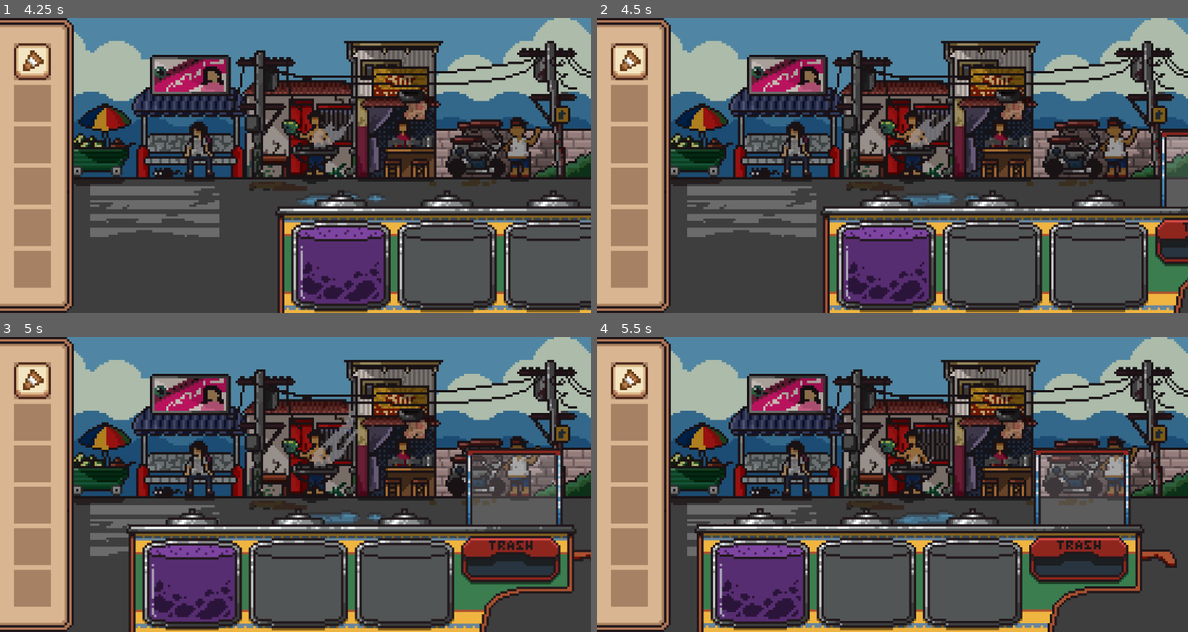
Above: before the commit, frames 1-4 (two rows, left to right).
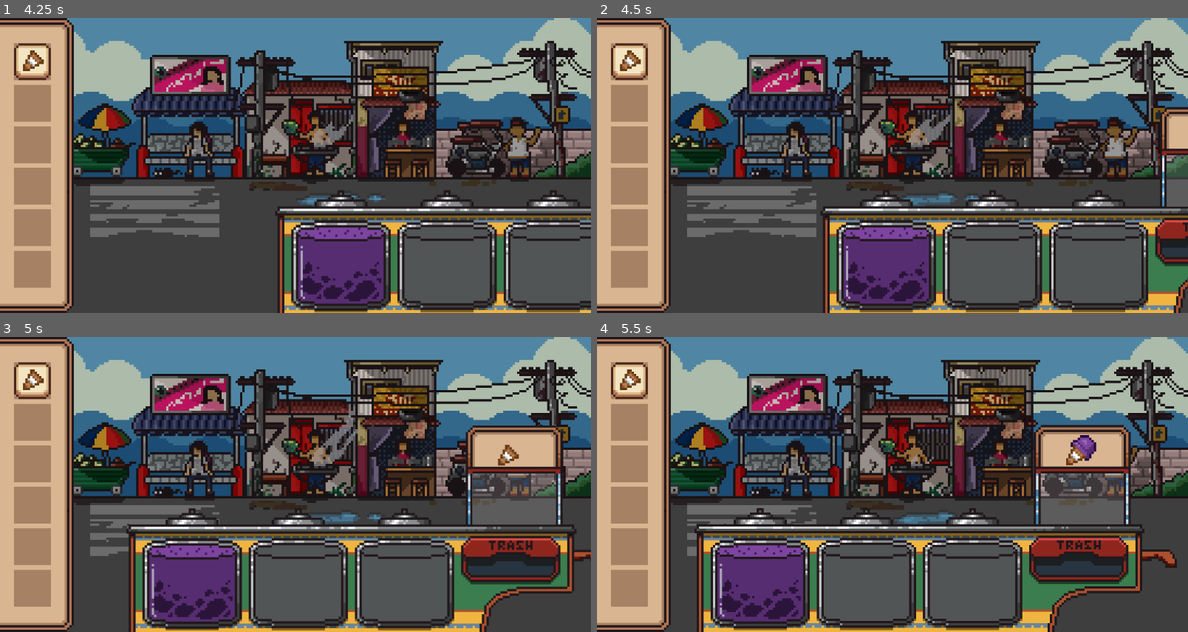
Above: after the commit, the same moments.

Repository: Yohairra/mamang-scoopetero
Game: Godot game, scene res://title_screen.tscn
Two runs of this game, one before a commit and one after it. Both use one fixed random seed, a clock stepped at 60 frames per second and the inputs below.
Inputs (mouse positions are in pixels of both pictures, inside the frame that each line leads up to):
- Up to frame 1 (4.25 s): tap Enter (ui_accept) at 0.5, 0.77, 1.52 s; click (520, 71) at 2.75 s; click (29, 62) at 3.52 s
- Up to frame 2 (4.5 s): click (626, 62) at 4.27 s
- Up to frame 3 (5 s): no input
- Up to frame 4 (5.5 s): click (792, 584) at 5.02 s

Frame 1 is identical in both runs. In frame 2, 0.8% of the frame differs, in the area x 95-100%, y 30-64%; in frame 3, 2.6%; in frame 4, 2.7%, in the area x 73-91%, y 29-64%.

Commit message:
Add logic to ConeBtn and ubeContainer

Diff:
--- a/game_screen.gd
+++ b/game_screen.gd
@@ -1,6 +1,12 @@
 extends Node2D
 @onready var Background = $gameBackground
 @onready var animation_player = $Cart/AnimationPlayer
+@onready var cone_btn = $Panel/ConeBtn
+@onready var ube_container = $Cart/Ube
+@onready var cone = $Cart/Cone
+@onready var ube = $Cart/Ube
+
+var is_cone_visible = false
 
 # Called when the node enters the scene tree for the first time.
 func _ready() -> void:
@@ -10,3 +16,11 @@
 # Called every frame. 'delta' is the elapsed time since the previous frame.
 func _process(delta: float) -> void:
 	pass
+
+func _on_cone_btn_pressed() -> void:
+	cone.visible = true
+	is_cone_visible = true
+
+func _on_ube_container_pressed() -> void:
+	if is_cone_visible:
+		ube.visible = true
--- a/game_screen.tscn
+++ b/game_screen.tscn
@@ -14,8 +14,11 @@
 [ext_resource type="Texture2D" uid="uid://dstsw1efswh57" path="res://gamebg/GameBg_8.PNG" id="9_brvm0"]
 [ext_resource type="Texture2D" uid="uid://v573kgptwyvs" path="res://gamebg/GameBg_9.PNG" id="10_bjf3b"]
 [ext_resource type="Texture2D" uid="uid://bpgbl7v66b01d" path="res://gamebg/GameBg_10.PNG" id="11_16li8"]
-[ext_resource type="Texture2D" uid="uid://d1litcl0825jt" path="res://Cart.PNG" id="15_hyj7f"]
+[ext_resource type="Texture2D" uid="uid://dkcqm37v00fmr" path="res://Cart_New.PNG" id="15_xxnbm"]
 [ext_resource type="Texture2D" uid="uid://xw7up7t062i1" path="res://Icecream_Ube.PNG" id="16_jnc7e"]
+[ext_resource type="Texture2D" uid="uid://bu2peqet15m8i" path="res://Icecream_UbeC.PNG" id="17_sb7y2"]
+[ext_resource type="Texture2D" uid="uid://ddlb8572nk165" path="res://Cone.PNG" id="18_juanb"]
+[ext_resource type="Texture2D" uid="uid://bk8sgg3ghyctk" path="res://Cone_Ube.PNG" id="19_vle7t"]
 
 [sub_resource type="SpriteFrames" id="SpriteFrames_nb52s"]
 animations = [{
@@ -107,7 +110,7 @@
 offset_bottom = 640.0
 theme = ExtResource("2_2mpib")
 
-[node name="Cone" type="TextureButton" parent="Panel"]
+[node name="ConeBtn" type="TextureButton" parent="Panel"]
 layout_mode = 0
 offset_left = 30.0
 offset_top = 55.0
@@ -118,7 +121,7 @@
 
 [node name="Cart" type="Sprite2D" parent="."]
 position = Vector2(1808, 416)
-texture = ExtResource("15_hyj7f")
+texture = ExtResource("15_xxnbm")
 
 [node name="AnimationPlayer" type="AnimationPlayer" parent="Cart"]
 libraries = {
@@ -126,9 +129,23 @@
 }
 speed_scale = 0.435
 
-[node name="ubeIcecream" type="TextureButton" parent="Cart"]
+[node name="ubeContainer" type="TextureButton" parent="Cart"]
 offset_left = -490.0
 offset_top = 21.0
 offset_right = -275.0
 offset_bottom = 216.0
 texture_normal = ExtResource("16_jnc7e")
+texture_pressed = ExtResource("17_sb7y2")
+
+[node name="Cone" type="Sprite2D" parent="Cart"]
+visible = false
+position = Vector2(315, -170)
+texture = ExtResource("18_juanb")
+
+[node name="Ube" type="Sprite2D" parent="Cart"]
+visible = false
+position = Vector2(315, -170)
+texture = ExtResource("19_vle7t")
+
+[connection signal="pressed" from="Panel/ConeBtn" to="." method="_on_cone_btn_pressed"]
+[connection signal="pressed" from="Cart/ubeContainer" to="." method="_on_ube_container_pressed"]
Binary file added: Cart_New.PNG
Not shown, added: Cart_New.PNG.import
Binary file added: Cone.PNG
Not shown, added: Cone.PNG.import
Binary file added: Cone_Ube.PNG
Not shown, added: Cone_Ube.PNG.import
Binary file added: Icecream_UbeC.PNG
Not shown, added: Icecream_UbeC.PNG.import
Not shown: 1 places in game_screen.tscn that only renumber resources
